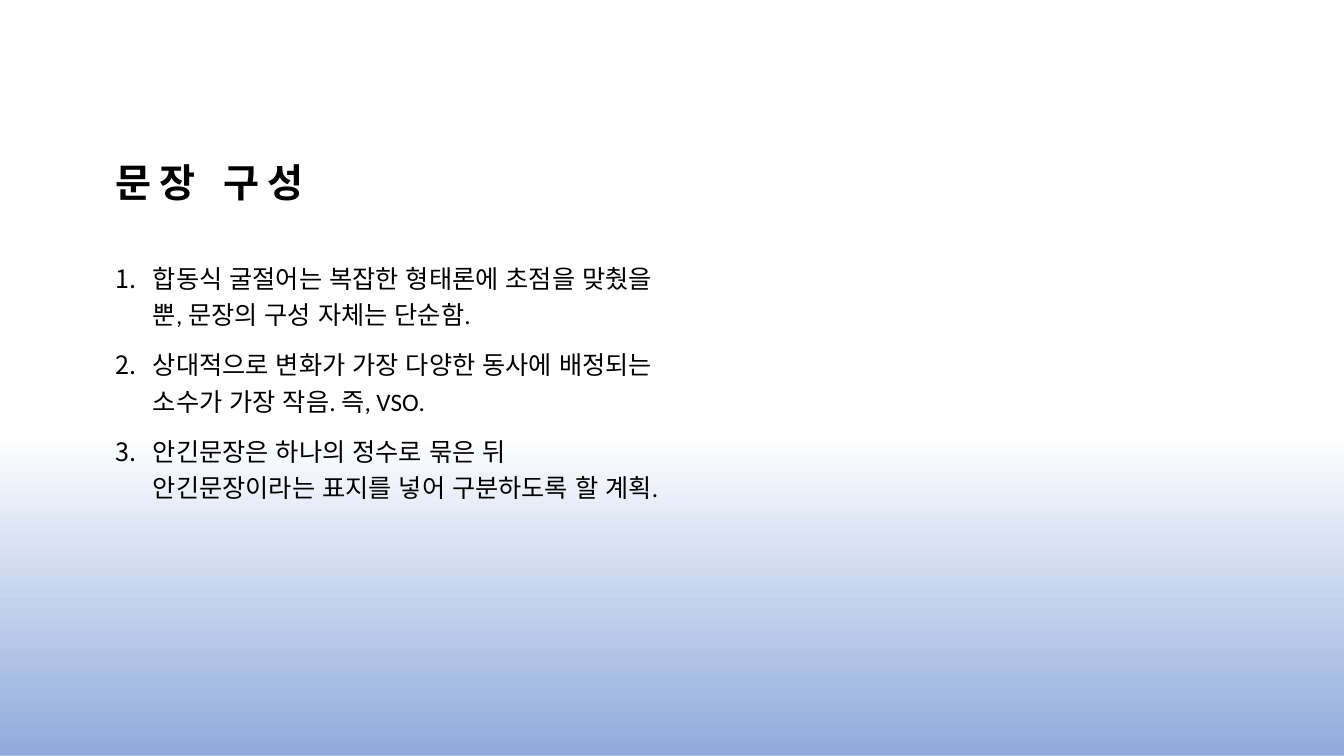
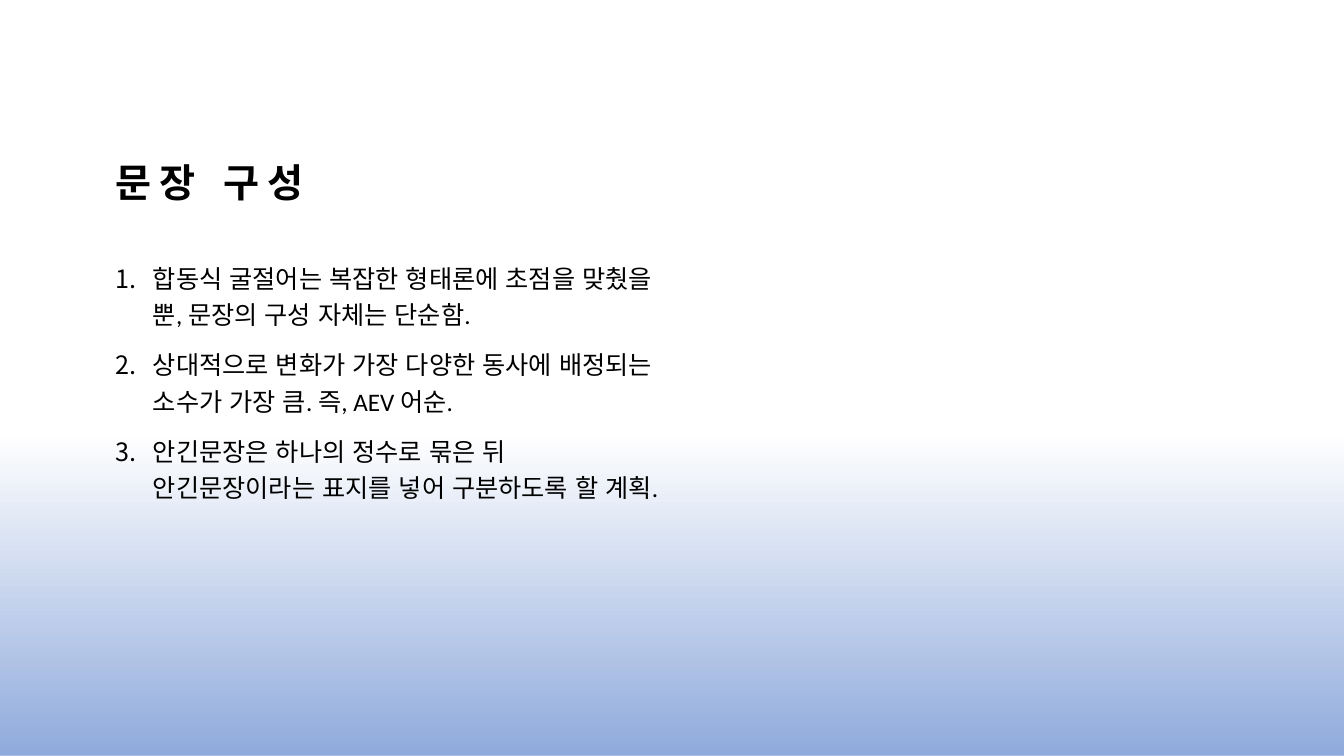
Before and after one commit to js4484821266/congrlang, a slide deck: slide 15 of congrlang.pptx. Drawn at 1344x756 pixels with LibreOffice and Linux fonts; fonts in the diff are those of the drawing; grey boxes stand for pictures. Boxes give left, top, right and bottom in pixels: in the first picture for what was removed or moved away, otherwise in the second. Text is boxed around its words. In the diff, an @@ line names an element or a change of style, - is before the commit and + after.

Commit message:
pptx

```diff
--- a/congrlang.pptx
+++ b/congrlang.pptx
@@ text at (153, 353, 652, 414): text changed @@
-2. 상대적으로 변화가 가장 다양한 동사에 배정되는 소수가 가장 작음. 즉, VSO.
+2. 상대적으로 변화가 가장 다양한 동사에 배정되는 소수가 가장 큼. 즉, AEV 어순.
```
